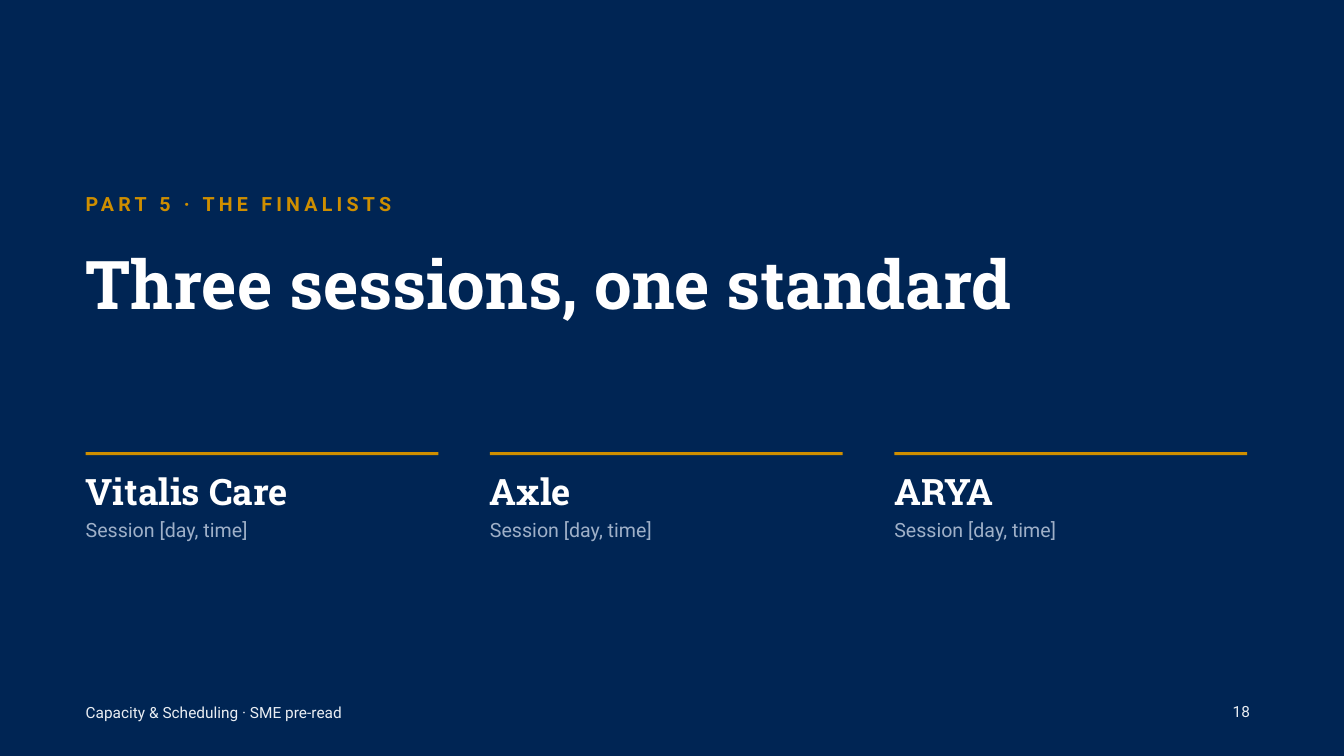
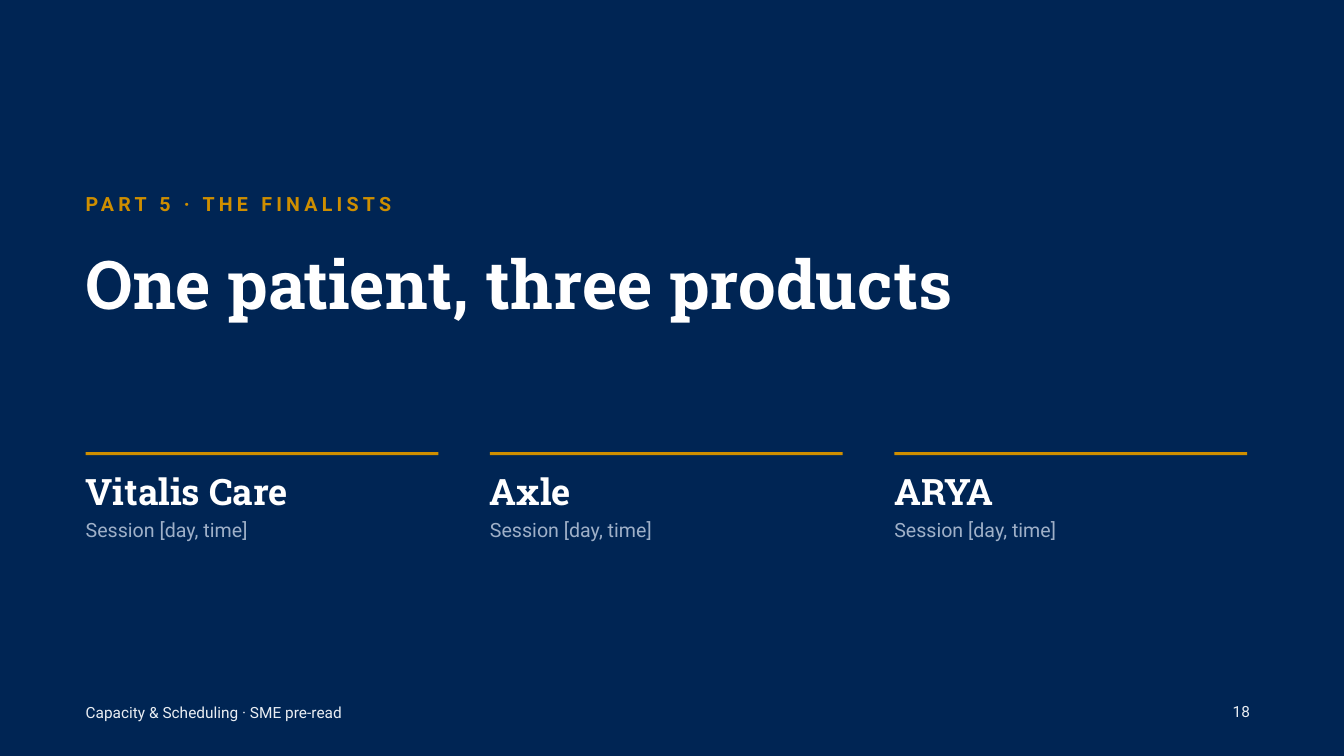
Before and after one commit to worker-max/compassus-capacity-pm, a slide deck: slide 18 of agents/compassus-capacity-pm/artifacts/Nashville-SME-PreRead.pptx. Drawn at 1344x756 pixels with LibreOffice and Linux fonts; fonts in the diff are those of the drawing. Boxes give left, top, right and bottom in pixels: in the first picture for what was removed or moved away, otherwise in the second. Text is boxed around its words. In the diff, an @@ line names an element or a change of style, - is before the commit and + after.

```diff
--- a/agents/compassus-capacity-pm/artifacts/Nashville-SME-PreRead.pptx
+++ b/agents/compassus-capacity-pm/artifacts/Nashville-SME-PreRead.pptx
@@ title at bbox=[86, 257, 952, 323]: text changed @@
-Three sessions, one standard
+One patient, three products
```
Also in this commit, not shown: 3 other slides changed, 6 slides added.
